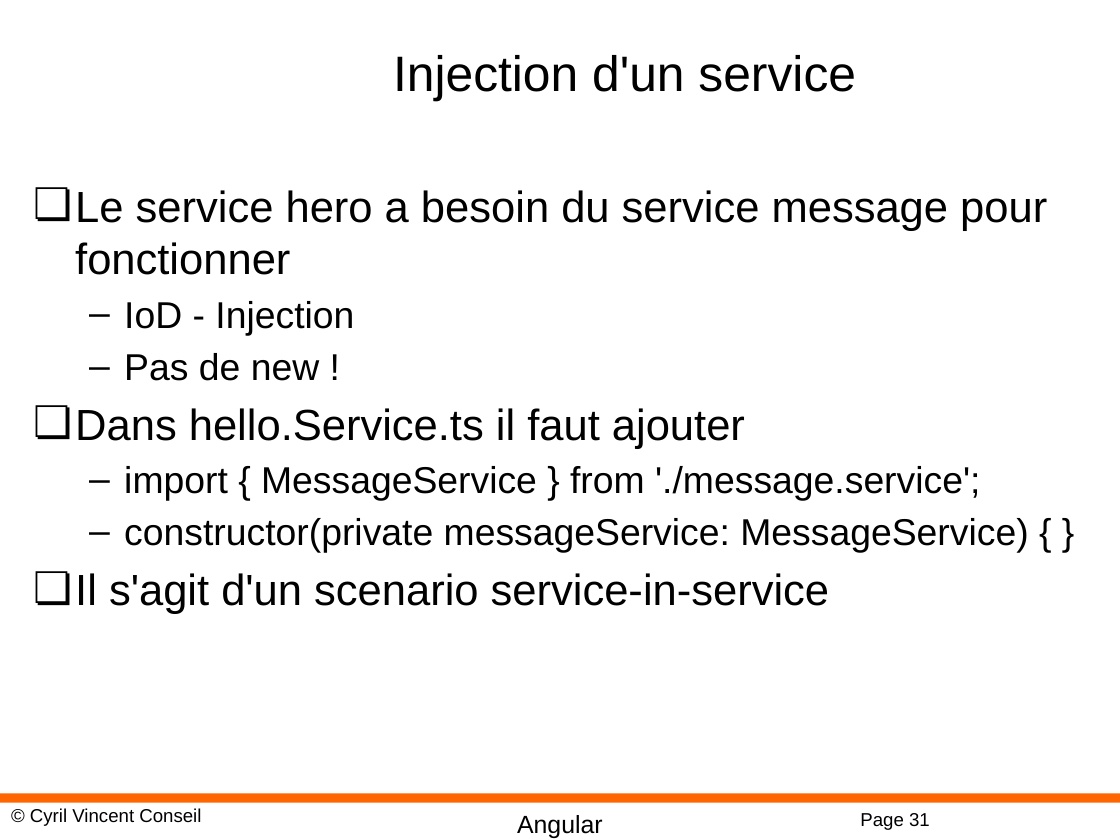
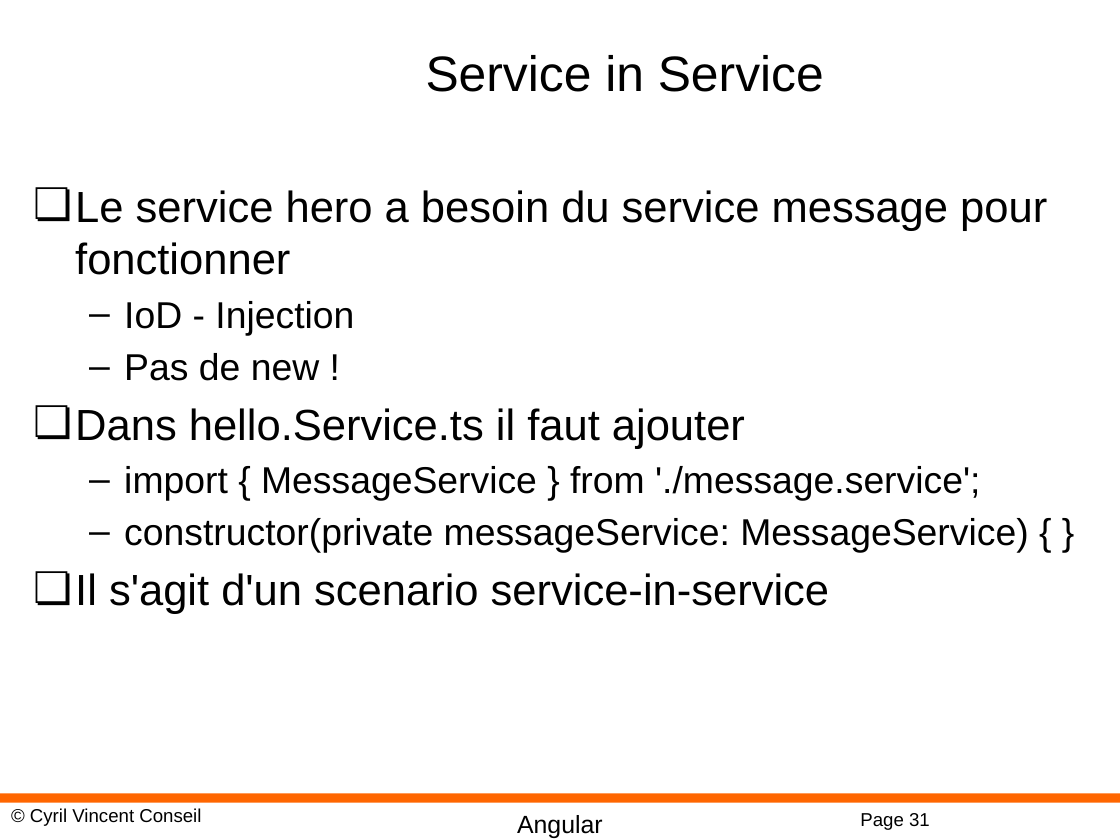
Before and after one commit to cyrilvincent/angular, a slide deck: slide 31 of PPT/Angular14-RXJS.pptx. Drawn at 1120x840 pixels with LibreOffice and Linux fonts; fonts in the diff are those of the drawing; background and template pictures are left out. Boxes give left, top, right and bottom in pixels: in the first picture for what was removed or moved away, otherwise in the second. Text is boxed around its words. In the diff, an @@ line names an element or a change of style, - is before the commit and + after.

```diff
--- a/PPT/Angular14-RXJS.pptx
+++ b/PPT/Angular14-RXJS.pptx
@@ title at (426, 55, 824, 92): text changed @@
-Injection d'un service
+Service in Service
```
Also in this commit, not shown: 2 other slides changed, 2 slides removed, 33 other files.
